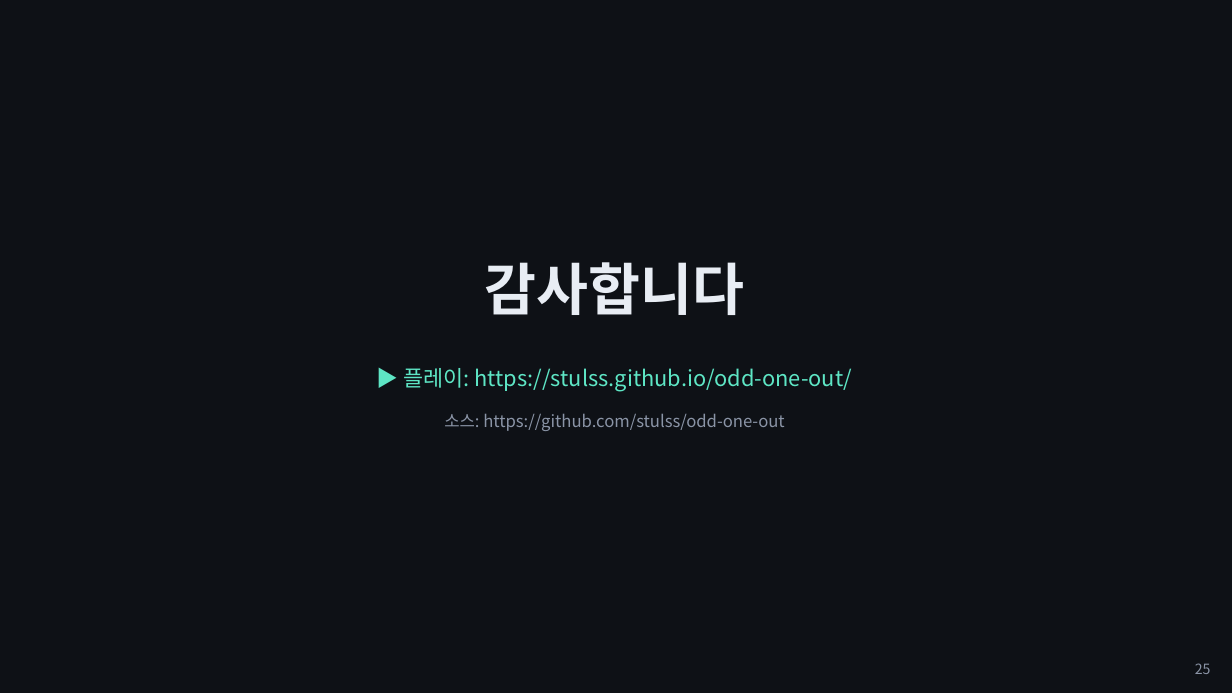
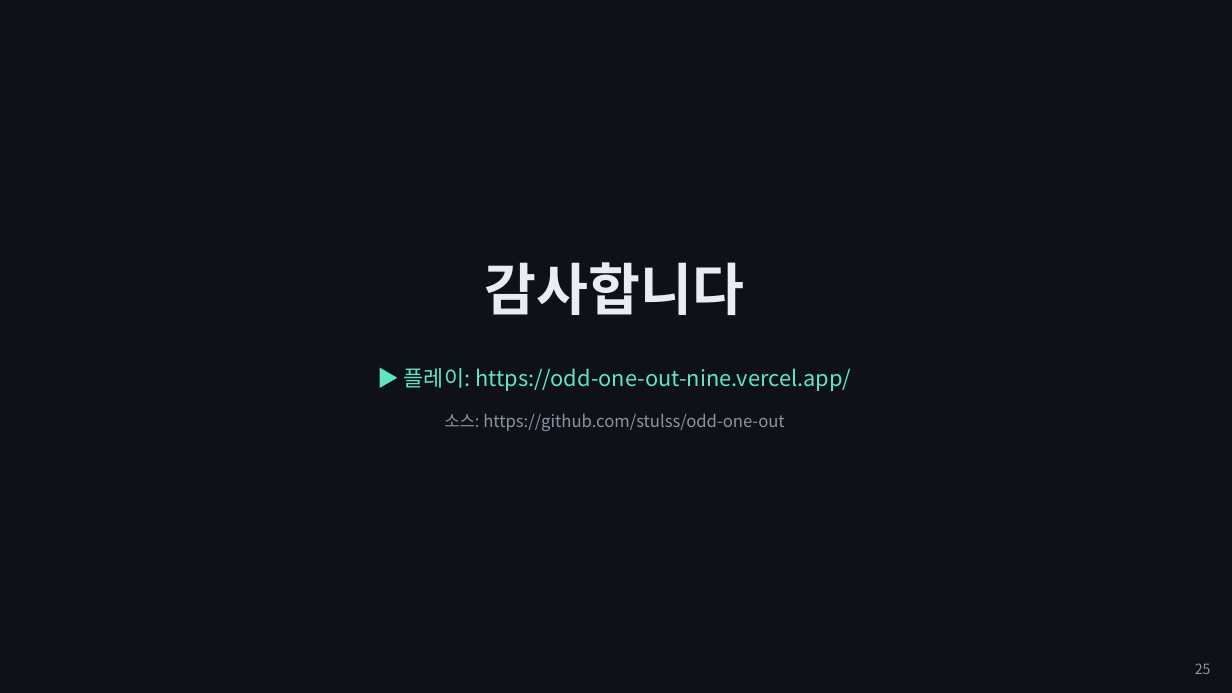
Before and after one commit to stulss/odd-one-out, a slide deck: slide 25 of 발표자료.pptx. Drawn at 1232x693 pixels with LibreOffice and Linux fonts; fonts in the diff are those of the drawing. Boxes give left, top, right and bottom in pixels: in the first picture for what was removed or moved away, otherwise in the second. Text is boxed around its words. In the diff, an @@ line names an element or a change of style, - is before the commit and + after.

```diff
--- a/발표자료.pptx
+++ b/발표자료.pptx
@@ text at (404,368,851,391): text changed @@
-▶ 플레이: https://stulss.github.io/odd-one-out/
+▶ 플레이: https://odd-one-out-nine.vercel.app/
```
Also in this commit, not shown: 2 other slides changed, 16 other files.
